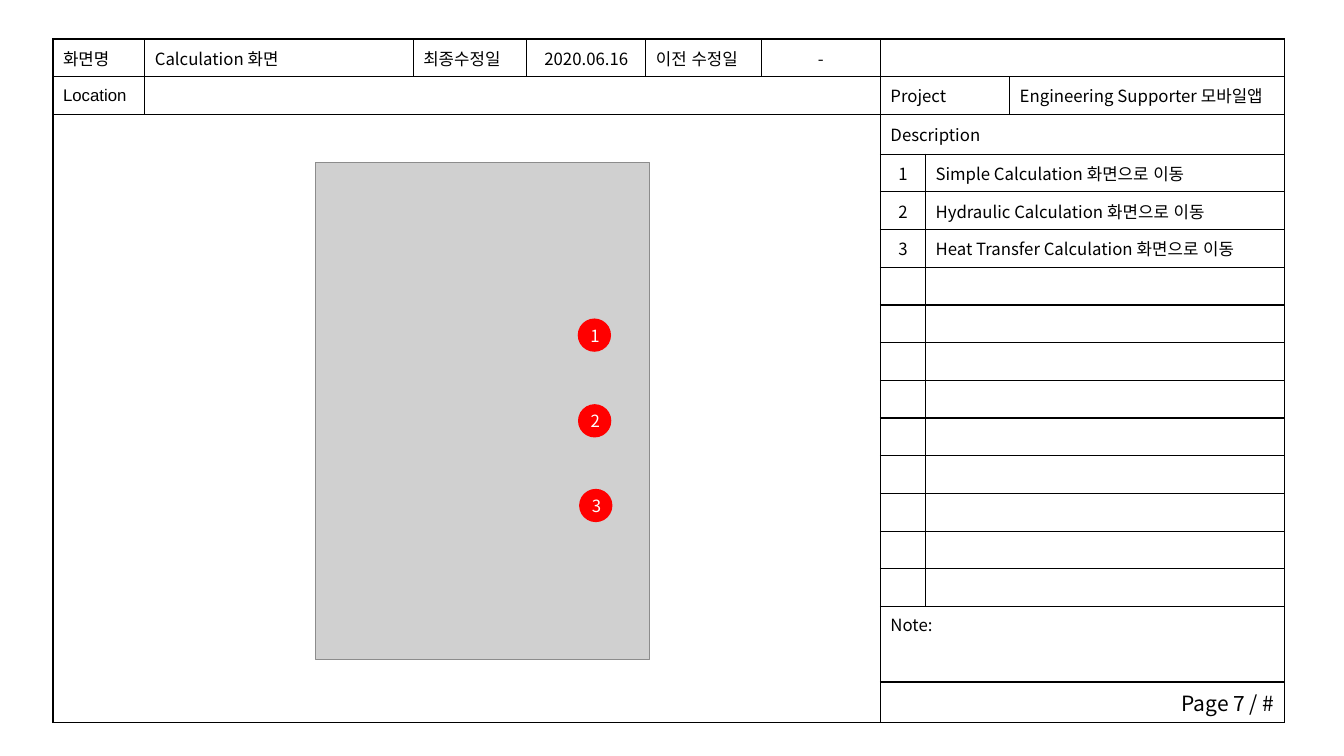
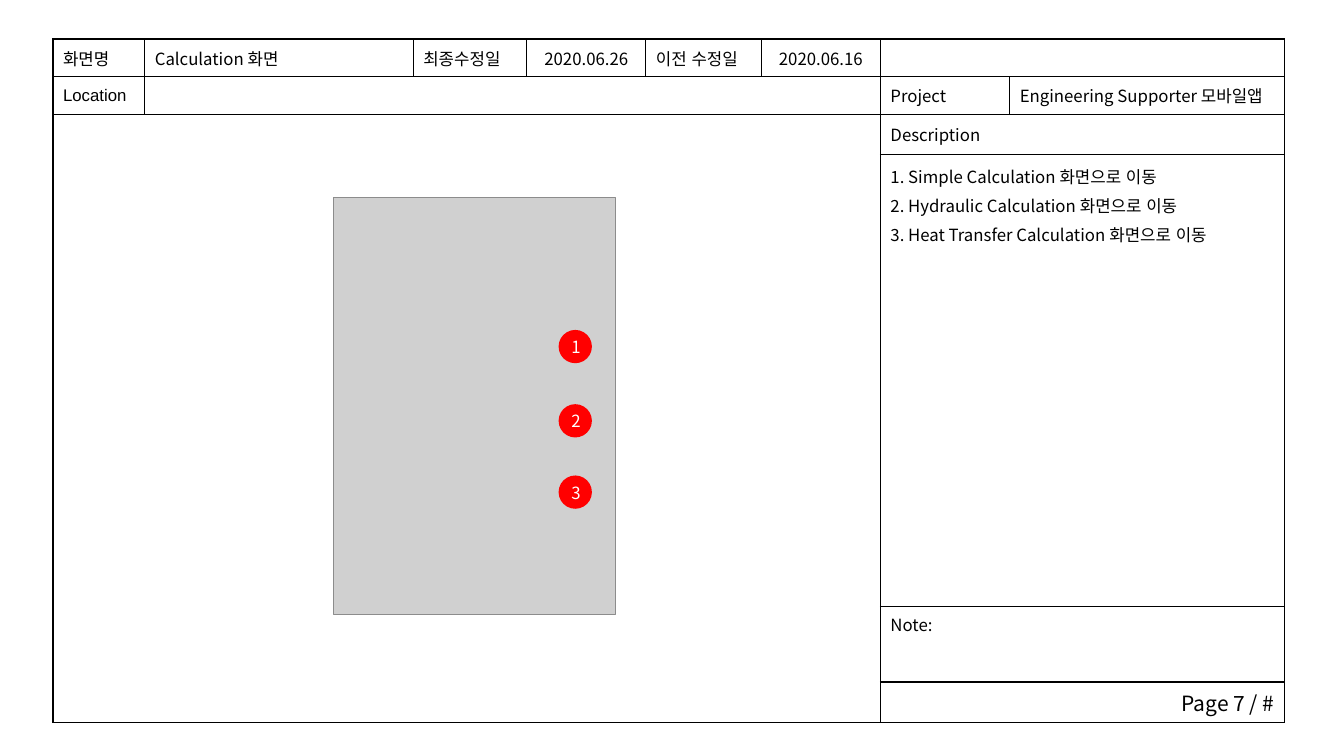
Before and after one commit to woocharle/ict.edu.UI-and-UX, a slide deck: slide 7 of 4.아키텍처설계/스토리보드.pptx. Drawn at 1344x756 pixels with LibreOffice and Linux fonts; fonts in the diff are those of the drawing; grey boxes stand for pictures. Boxes give left, top, right and bottom in pixels: in the first picture for what was removed or moved away, otherwise in the second. Text is boxed around its words. In the diff, an @@ line names an element or a change of style, - is before the commit and + after.

```diff
--- a/4.아키텍처설계/스토리보드.pptx
+++ b/4.아키텍처설계/스토리보드.pptx
@@ table at (53, 39, 1286, 720) @@
-화면명 | Calculation 화면 | 최종수정일 | 2020.06.16 | 이전 수정일 | - |  |  | 
-Location |  |  |  |  |  | Project |  | Engineering Supporter 모바일앱
- |  |  |  |  |  | Description |  | 
- |  |  |  |  |  | 1 | Simple Calculation 화면으로 이동 | 
- |  |  |  |  |  | 2 | Hydraulic Calculation 화면으로 이동 | 
- |  |  |  |  |  | 3 | Heat Transfer Calculation 화면으로 이동 | 
- |  |  |  |  |  |  |  | 
- |  |  |  |  |  |  |  | 
- |  |  |  |  |  |  |  | 
- |  |  |  |  |  |  |  | 
- |  |  |  |  |  |  |  | 
- |  |  |  |  |  |  |  | 
- |  |  |  |  |  |  |  | 
- |  |  |  |  |  |  |  | 
- |  |  |  |  |  |  |  | 
- |  |  |  |  |  | Note: |  | 
- |  |  |  |  |  | Page 7 / # |  | 
+화면명 | Calculation 화면 | 최종수정일 | 2020.06.26 | 이전 수정일 | 2020.06.16 |  | 
+Location |  |  |  |  |  | Project | Engineering Supporter 모바일앱
+ |  |  |  |  |  | Description | 
+ |  |  |  |  |  | 1. Simple Calculation 화면으로 이동 / 2. Hydraulic Calculation 화면으로 이동 / 3. Heat Transfer Calculation 화면으로 이동 | 
+ |  |  |  |  |  | Note: | 
+ |  |  |  |  |  | Page 7 / # | 
@@ picture: place and size @@
-picture at (316, 162, 649, 659)
+picture at (334, 198, 615, 615)
@@ ellipse: place and size @@
-ellipse at (578, 319, 611, 352)
+ellipse at (559, 330, 592, 363)
@@ text "1": place and size @@
-text "1" at (590, 329, 599, 342)
+text "1" at (571, 340, 580, 353)
@@ ellipse: place and size @@
-ellipse at (578, 404, 611, 438)
+ellipse at (559, 404, 592, 438)
@@ text "2": place and size @@
-text "2" at (591, 414, 600, 427)
+text "2" at (571, 414, 580, 427)
@@ ellipse: place and size @@
-ellipse at (580, 489, 613, 522)
+ellipse at (559, 476, 592, 509)
@@ text "3": place and size @@
-text "3" at (592, 499, 601, 513)
+text "3" at (571, 486, 580, 500)
```
Also in this commit, not shown: 12 other slides changed, 4 slides added, 21 other files.
